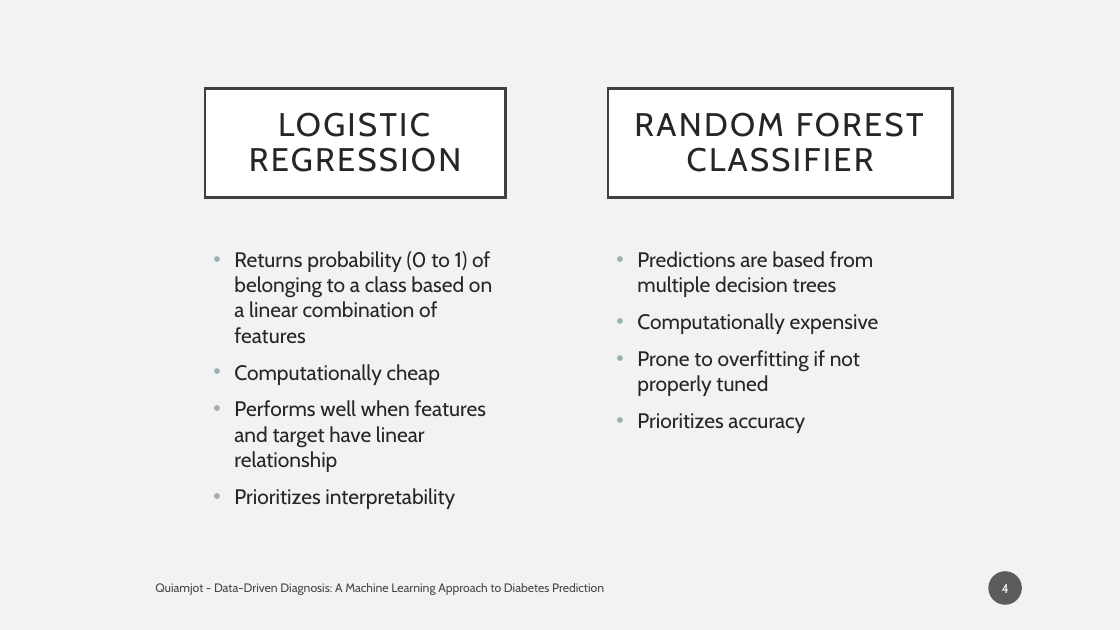
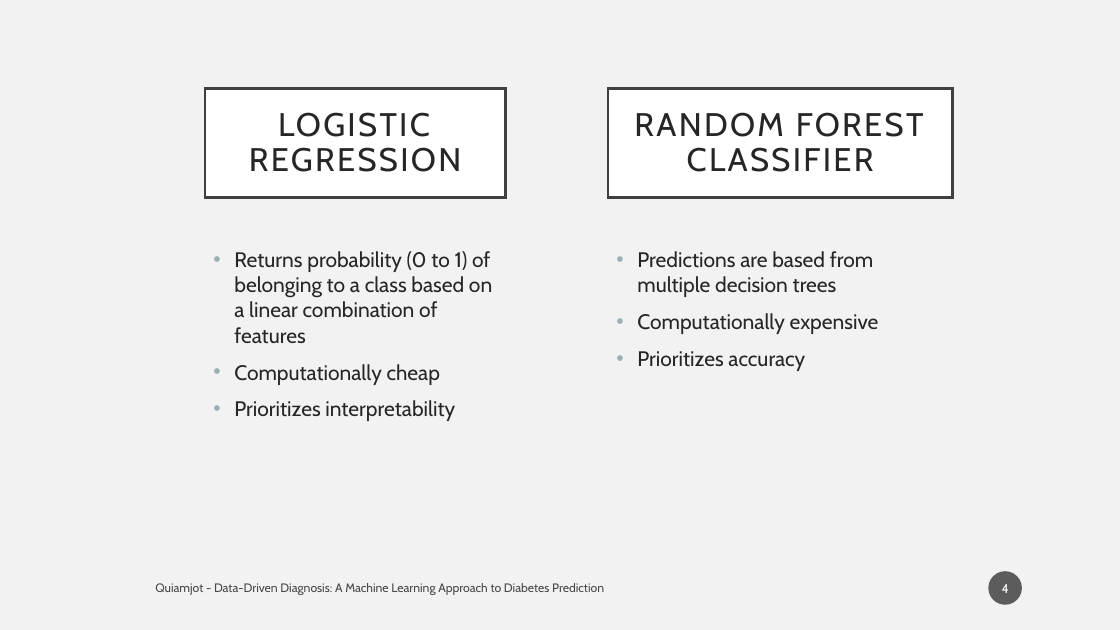
Before and after one commit to aiquiamjot/App_Physics157, a slide deck: slide 4 of coding project/presentation.pptx. Drawn at 1120x630 pixels with LibreOffice and Linux fonts; fonts in the diff are those of the drawing. Boxes give left, top, right and bottom in pixels: in the first picture for what was removed or moved away, otherwise in the second. Text is boxed around its words. In the diff, an @@ line names an element or a change of style, - is before the commit and + after.

```diff
--- a/coding project/presentation.pptx
+++ b/coding project/presentation.pptx
@@ text at (x1=637, y1=350, x2=860, y2=396): paragraph removed @@
-• Prone to overfitting if not properly tuned
@@ text at (x1=234, y1=400, x2=486, y2=472): paragraph removed @@
-• Performs well when features and target have linear relationship
```
Also in this commit, not shown: 3 other slides changed, 3 slides added, 1 other file.
